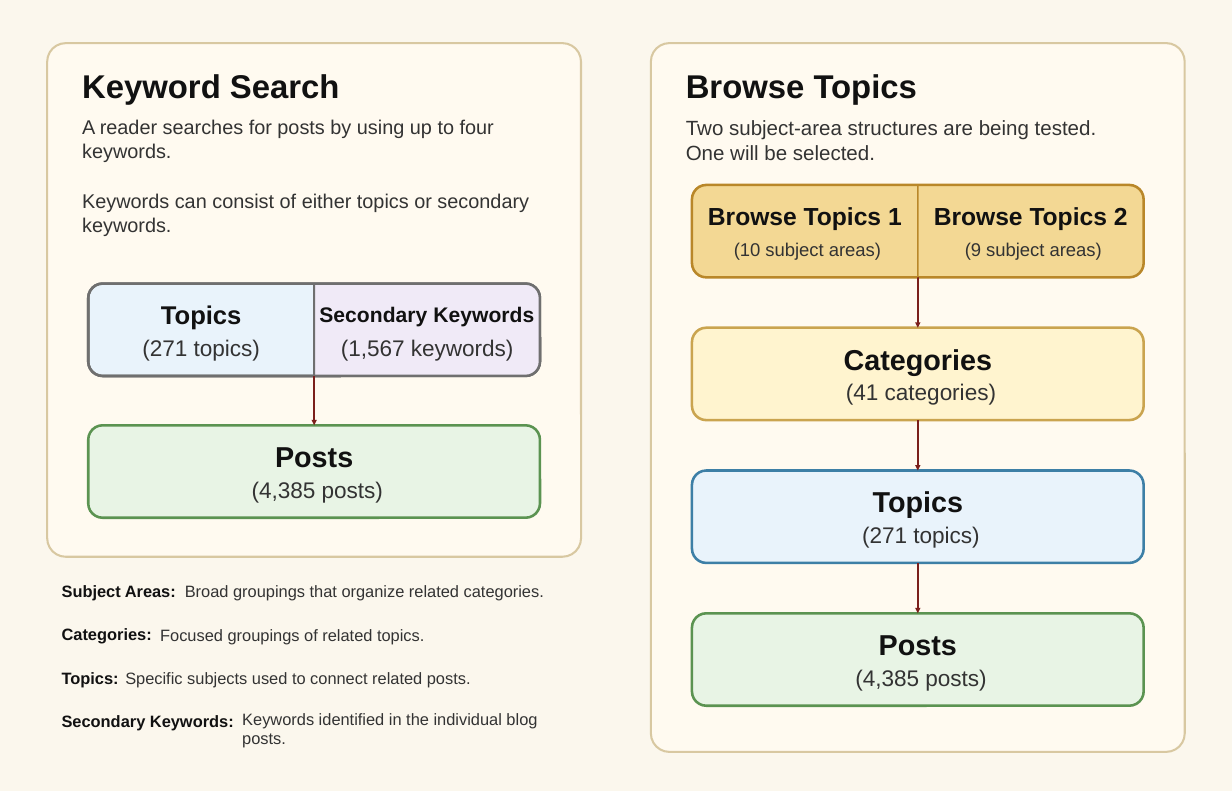
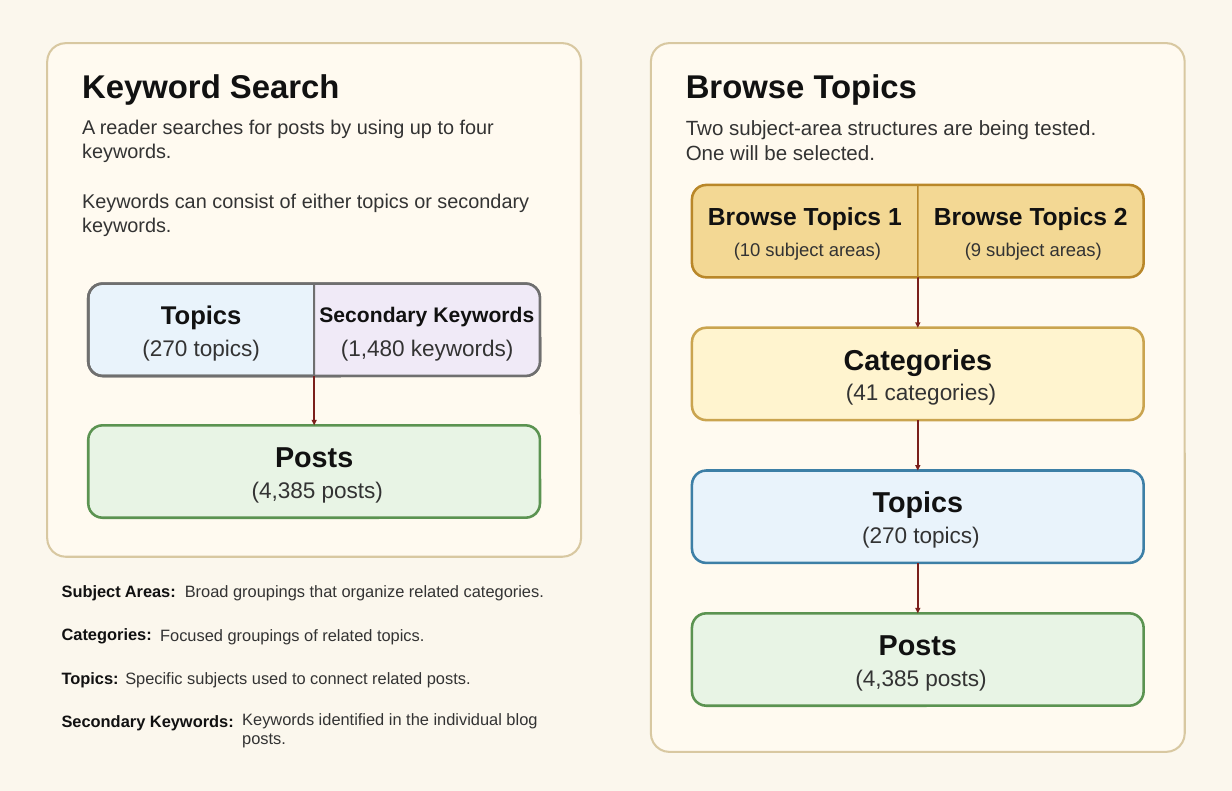
Before and after one commit to SteveEastin123/bart-blog-demo, a slide deck: slide 1 of docs/ehrman_search_methods_editable.pptx. Drawn at 1232x791 pixels with LibreOffice and Linux fonts; fonts in the diff are those of the drawing. Boxes give left, top, right and bottom in pixels: in the first picture for what was removed or moved away, otherwise in the second. Text is boxed around its words. In the diff, an @@ line names an element or a change of style, - is before the commit and + after.

```diff
--- a/docs/ehrman_search_methods_editable.pptx
+++ b/docs/ehrman_search_methods_editable.pptx
@@ text at (x1=142, y1=339, x2=260, y2=361): text changed @@
-(271 topics)
+(270 topics)
@@ text at (x1=341, y1=339, x2=514, y2=361): text changed @@
-(1,567 keywords)
+(1,480 keywords)
@@ text at (x1=862, y1=526, x2=979, y2=548): text changed @@
-(271 topics)
+(270 topics)
```
Also in this commit, not shown: 5 other files.
